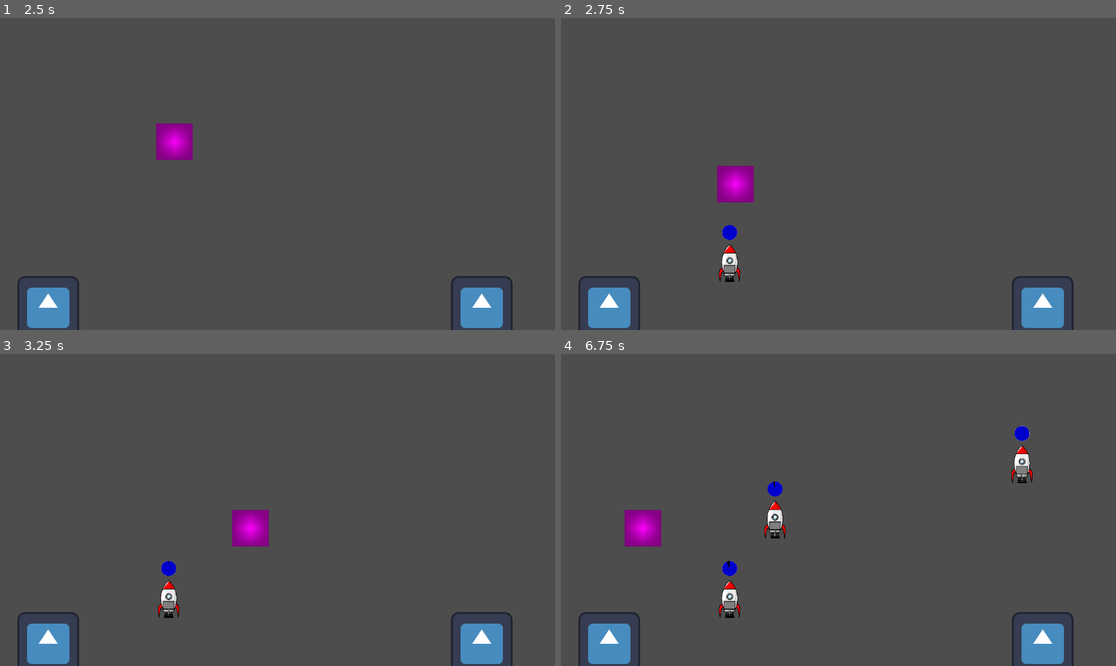
Above: before the commit, frames 1-4 (two rows, left to right).
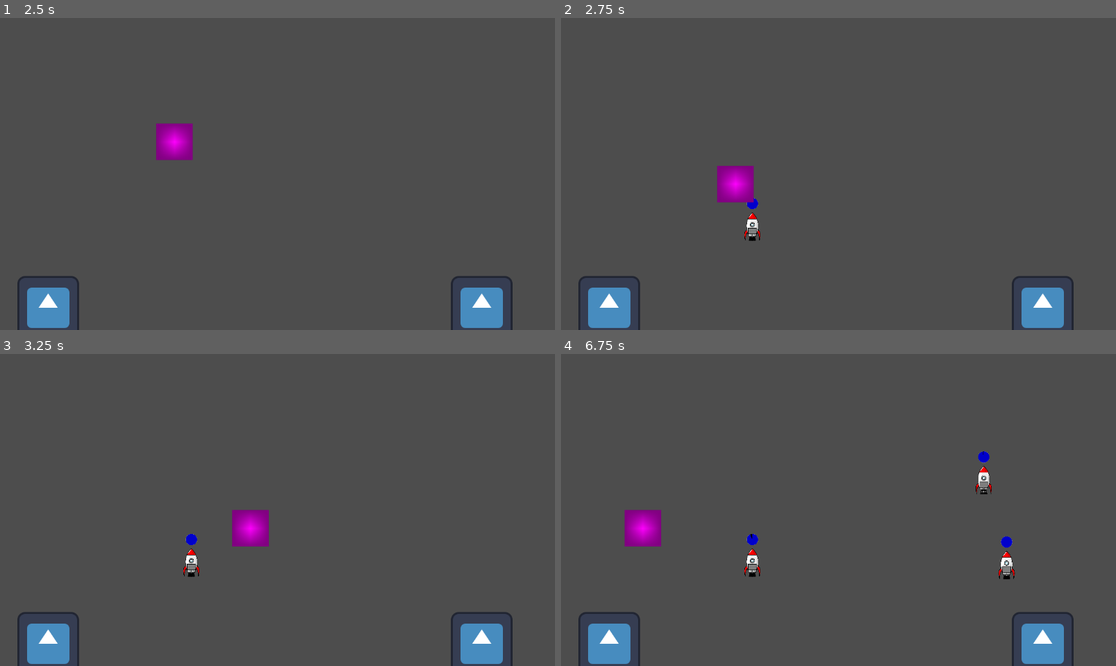
Above: after the commit, the same moments.

Repository: kylekolp/GMTKGameJam2026
Game: Godot game, scene res://src/core/MainGame.tscn
The game is run twice, just before and just after one commit, with the same random seed, the same clock (stepped at 60 frames per second) and the same inputs. The engine's default icon, where the game draws it, is replaced by a stand-in: a white triangle on a blue panel in a dark square. Sound files missing from this copy of the repository are replaced by a short silence.
Inputs (mouse positions are in pixels of both pictures, inside the frame that each line leads up to):
- Up to frame 1 (2.5 s): click "Start Game" at 0.5 s; tap Enter at 1.25 s; move the mouse to (399, 158) at 1.27 s; hold D (Move_Right) 1.28-2.03 s; move the mouse to (166, 189) at 2.02 s; hold S (Move_Down) from 2.03 s (still down)
- Up to frame 2 (2.75 s): keep holding S (Move_Down)
- Up to frame 3 (3.25 s): move the mouse to (333, 441) at 2.77 s; release S (Move_Down) at 2.78 s; hold D (Move_Right) from 2.78 s (still down)
- Up to frame 4 (6.75 s): move the mouse to (810, 572) at 3.52 s; release D (Move_Right) at 3.53 s; hold W (Move_Up) 3.53-4.28 s; move the mouse to (1005, 556) at 4.27 s; hold A (Move_Left) 4.28-5.78 s; move the mouse to (672, 463) at 5.02 s; move the mouse to (866, 510) at 5.77 s; hold S (Move_Down) 5.78-6.53 s; move the mouse to (755, 432) at 6.52 s; hold D (Move_Right) from 6.53 s (still down)

Frame 1 is identical in both runs. In frame 2, 0.6% of the frame differs, in the area x 28-36%, y 57-85%; in frame 3, 0.6%; in frame 4, 1.8%, in the area x 28-85%, y 22-85%.

Commit message:
initial tuning: size of rocket and rope

Diff:
--- a/src/gameplay/entities/Rocket/Entity_Rocket.gd
+++ b/src/gameplay/entities/Rocket/Entity_Rocket.gd
@@ -3,7 +3,7 @@
 
 @onready var circle_timer: TextureProgressBar = $CircleTimer
 
-var countdownTime : float = 60.0
+@export var countdownTime : float = 60.0 # debug
 
 var countdown_tween : Tween
 var hasRope : bool = false
@@ -28,8 +28,6 @@
 		rope.RopeComplete.connect(_on_rope_complete)
 		rope.BurnComplete.connect(_on_rope_burn_complete)
 
-# TODO: once we add more than one rope, this will need to check
-# that a rope belongs to a rocket before killing its timer
 func _on_rope_complete(rope : Node2D) -> void:
 	rope.RopeComplete.disconnect(_on_rope_complete)
 	countdown_tween.kill()
--- a/src/gameplay/entities/Rocket/Entity_Rocket.tscn
+++ b/src/gameplay/entities/Rocket/Entity_Rocket.tscn
@@ -29,10 +29,11 @@
 
 [node name="Rocket" type="Node2D" unique_id=1733741076]
 z_index = 1
+scale = Vector2(0.75, 0.75)
 script = ExtResource("1_o8uc8")
 
 [node name="Sprite2D" type="Sprite2D" parent="." unique_id=1540493977]
-scale = Vector2(0.13333333, 0.13333334)
+scale = Vector2(0.133, 0.133)
 texture = ExtResource("2_mln42")
 
 [node name="Area2D" type="Area2D" parent="." unique_id=1027875018 groups=["Rocket"]]
--- a/src/gameplay/entities/Rope/Entity_Rope.tscn
+++ b/src/gameplay/entities/Rope/Entity_Rope.tscn
@@ -4,7 +4,7 @@
 [ext_resource type="Script" uid="uid://ba4h3cl5uqas0" path="res://src/gameplay/entities/Rope/Entity_Rope.gd" id="2_4owud"]
 
 [node name="Rope" type="Line2D" unique_id=1437477763 node_paths=PackedStringArray("drawingDelayTimer", "fireSpawnTimer")]
-width = 100.0
+width = 50.0
 texture = ExtResource("1_px0da")
 texture_mode = 1
 script = ExtResource("2_4owud")
--- a/src/levels/Level1.tscn
+++ b/src/levels/Level1.tscn
@@ -10,9 +10,9 @@
 one_shot = true
 
 [node name="SpawnAreaTopLeft" type="Marker2D" parent="." unique_id=913642284]
-position = Vector2(10, 10)
+position = Vector2(128, 128)
 
 [node name="SpawnAreaBottomRight" type="Marker2D" parent="." unique_id=704561352]
-position = Vector2(1142, 638)
+position = Vector2(1024, 512)
 
 [connection signal="timeout" from="RocketSpawnTimer" to="." method="_on_rocket_spawn_timer_timeout"]
